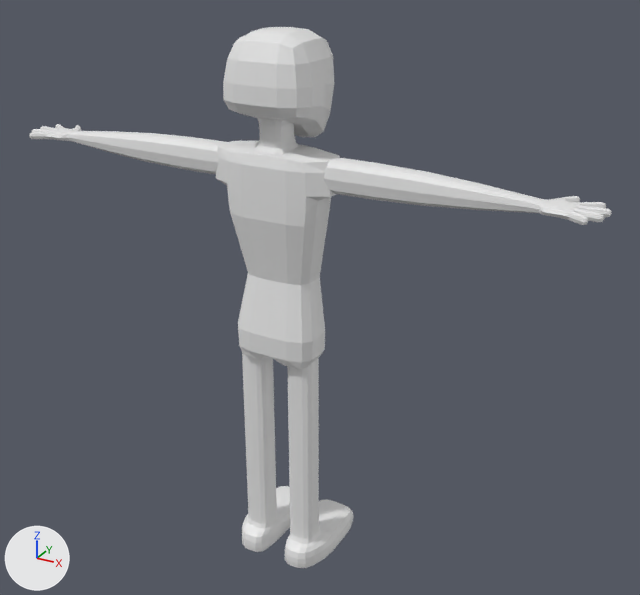
Before and after pictures for a commit that changed the Blender file assets/3d/ninja/blend/ninja.blend.
Rendered twice from a 50 mm camera at (1.33, -2.16, 2.07) aimed at (0.07, 0.13, 0.93). Every picture has the same lights, and +X, +Y and +Z are marked at lower left.

The first picture shows 'Arms', 'Head', 'Legs', 'Neck', 'Torso'.
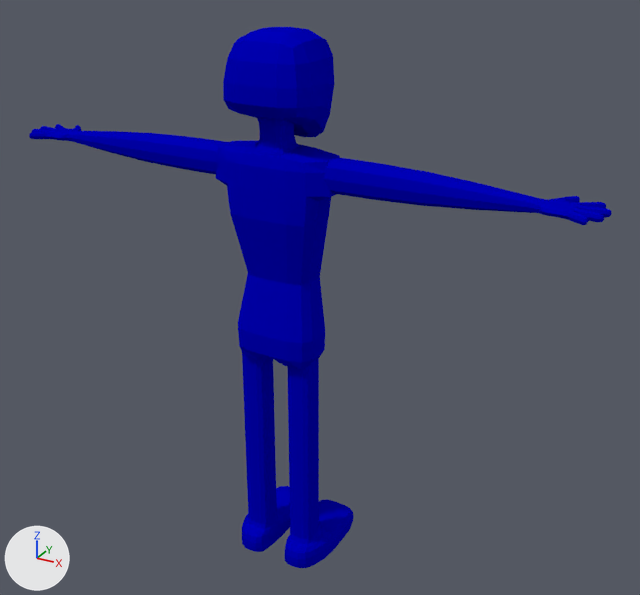
Pixel boxes [x1, y1, x2, y2] of what changed, in the pictures (640 x 595 px):
'Torso', recoloured (grey to blue)
    both: [216, 141, 340, 369]
'Legs', recoloured (grey to blue)
    both: [242, 352, 354, 568]
'Arms', recoloured (white to blue)
    both: [29, 124, 612, 225]
'Head', recoloured (grey to blue)
    both: [223, 27, 335, 137]
'Neck', recoloured (grey to blue)
    both: [254, 117, 299, 156]

The change in detail:
Material 'ninja_torso' (mat_ninja_torso) is new.
Its base color is (0.0, 0.0, 0.5) (blue #0000bc).
Its roughness is 1.0.
Its specular ior level is 0.0.
me_cube_003 has 772 vertices, 768 faces and spans x -0.57..0.57, y -0.31..0.85, z 0.0..2.9.
me_cube_003 now uses material mat_ninja_torso (blue #0000bc).
me_cube_004 has 162 vertices, 160 faces and spans x -0.65..0.68, y -0.29..0.4, z 2.52..4.8.
me_cube_004 now uses material mat_ninja_torso (blue #0000bc).
me_cube_005 has 948 vertices, 944 faces and spans x -3.17..3.17, y -0.26..0.32, z 4.44..4.76.
me_cube_005 now uses material mat_ninja_torso (blue #0000bc).
me_cube_006 has 226 vertices, 224 faces and spans x -0.216..0.25, y -0.25..0.216, z 4.428..5.472.
me_cube_006 now uses material mat_ninja_torso (blue #0000bc).
me_cube_007 has 98 vertices, 96 faces and spans x -0.445..0.478, y -0.391..0.557, z 4.785..5.886.
me_cube_007 now uses material mat_ninja_torso (blue #0000bc).
